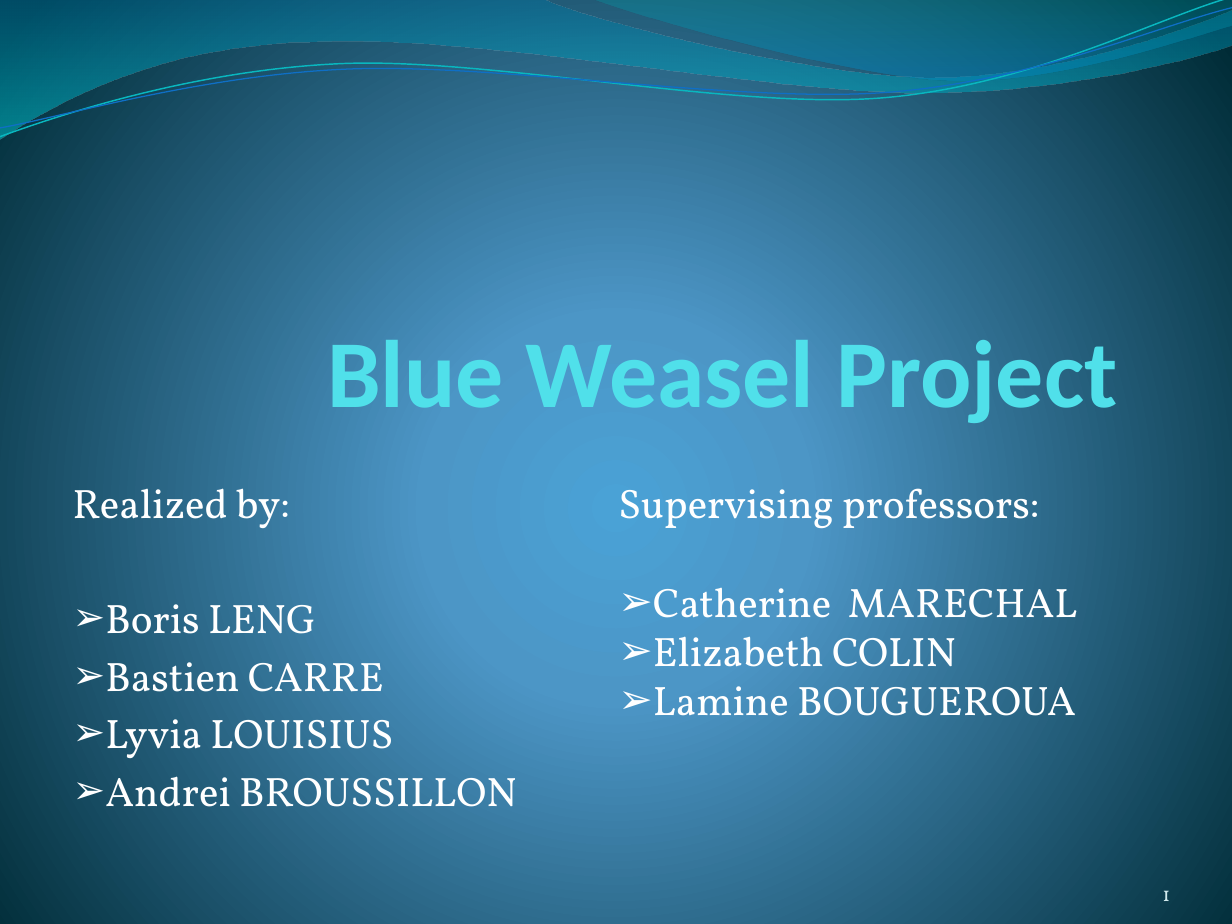
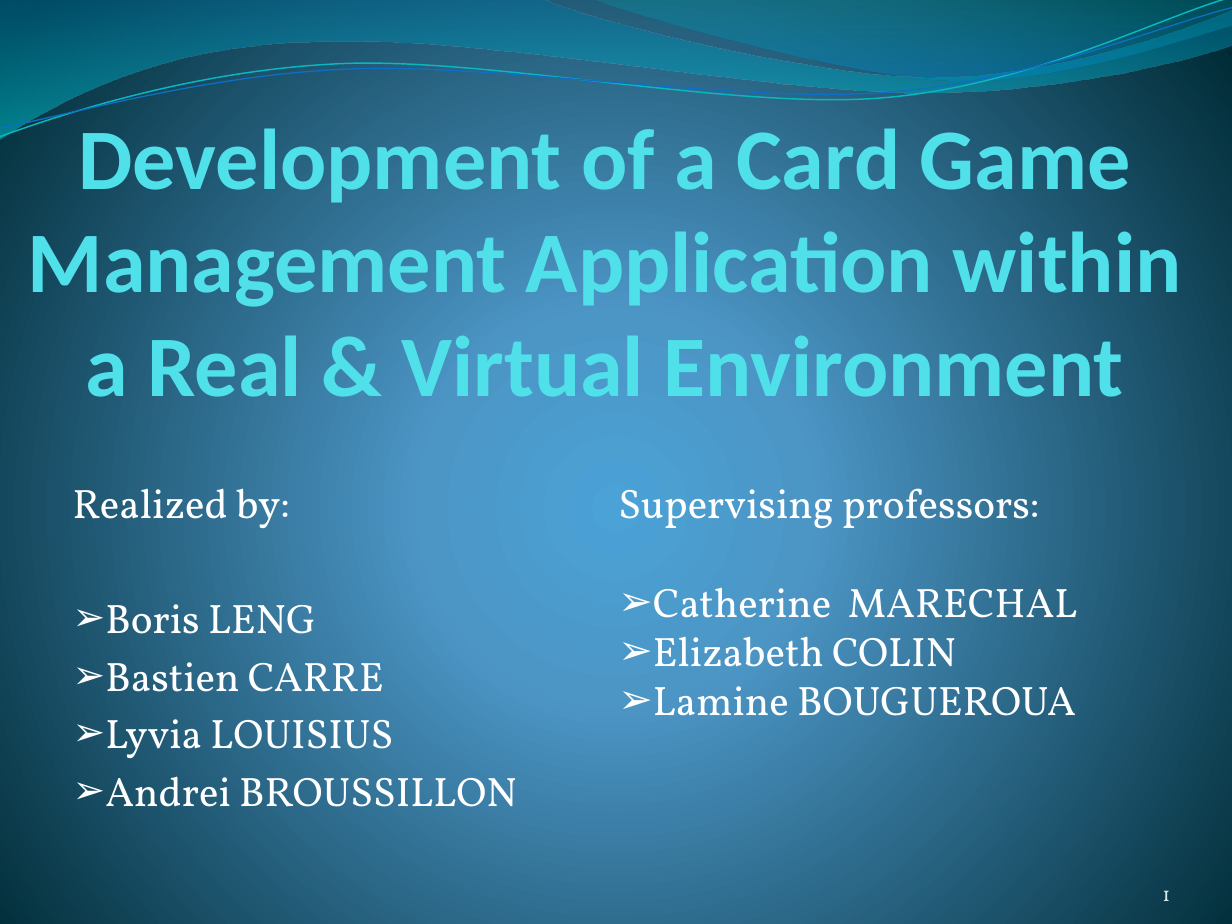
Before and after one commit to anbrous/project, a slide deck: slide 1 of Blue_weasel/blueweasel_docs/presentation/Pre-soutenance Projet Blue Weasel.pptx. Drawn at 1232x924 pixels with LibreOffice and Linux fonts; fonts in the diff are those of the drawing. Boxes give left, top, right and bottom in pixels: in the first picture for what was removed or moved away, otherwise in the second. Text is boxed around its words. In the diff, an @@ line names an element or a change of style, - is before the commit and + after.

```diff
--- a/Blue_weasel/blueweasel_docs/presentation/Pre-soutenance Projet Blue Weasel.pptx
+++ b/Blue_weasel/blueweasel_docs/presentation/Pre-soutenance Projet Blue Weasel.pptx
@@ title at <box>28,117,1182,416</box>: text changed; size 56 to 50.4 pt @@
-Blue Weasel Project
+Development of a Card Game Management Application within a Real & Virtual Environment
```
Also in this commit, not shown: 2 other slides changed, 3 slides added, 2 slides removed.
